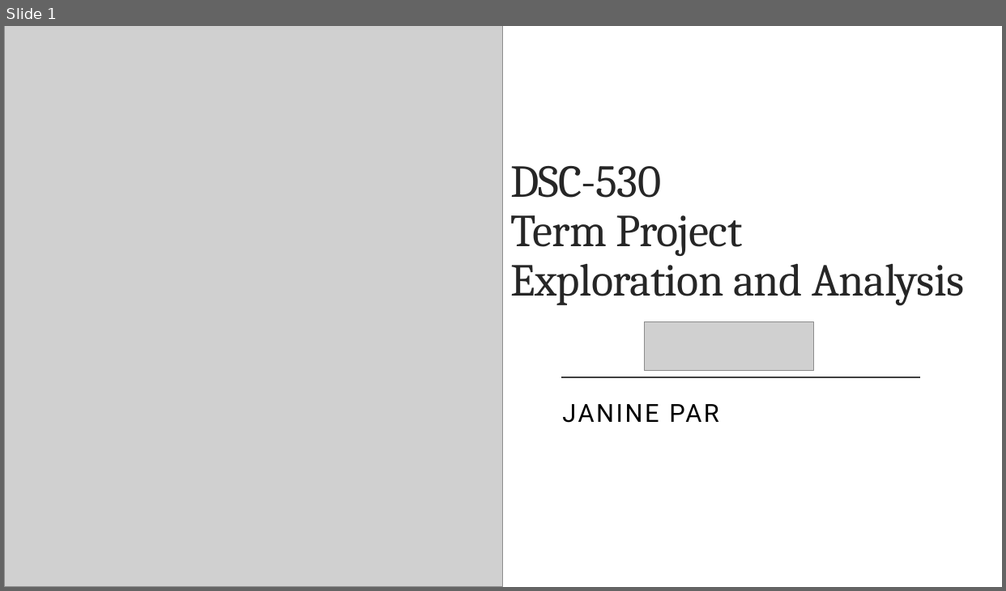
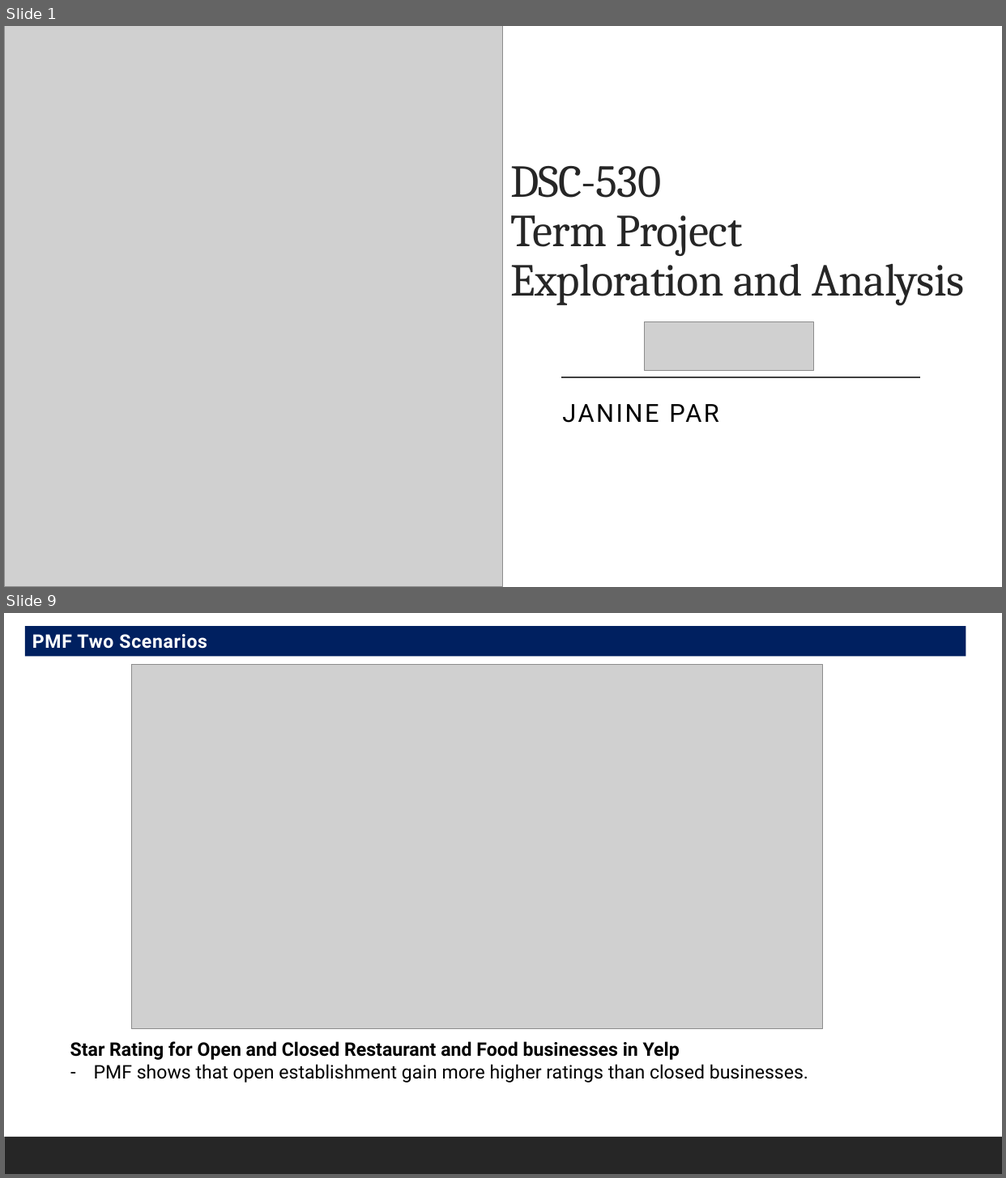
Before and after one commit to Tutay0913JP/DSC530, a slide deck: ParJanineDSC530-T303Week12_YelpDataset.pptx. Shown one above the other, each under a label of ours: slide 1 before the commit, slides 1 and 9 after it; the slides between them are not shown. The pictures are 1006x591 and 1006x1178 pixels, drawn with LibreOffice and Linux fonts; fonts in the diff are those of the drawing; grey boxes stand for pictures. Boxes give left, top, right and bottom in pixels: in the first picture for what was removed or moved away, otherwise in the second. Text is boxed around its words. In the diff, an @@ line names an element or a change of style, - is before the commit and + after.

```diff
--- a/ParJanineDSC530-T303Week12_YelpDataset.pptx
+++ b/ParJanineDSC530-T303Week12_YelpDataset.pptx
@@ slide 9 added at (x1=4, y1=613, x2=1002, y2=1174), background #FFFFFF; not listed: 1 template element that a slide beside it also shows @@
@@ rectangle added at (x1=25, y1=627, x2=966, y2=657), fill #002060, 18 pt, text #FFFFFF, bold @@
+PMF Two Scenarios
@@ picture added at (x1=131, y1=665, x2=823, y2=1029) @@
@@ text added at (x1=70, y1=1041, x2=808, y2=1083), 18 pt, text #000000 @@
+Star Rating for Open and Closed Restaurant and Food businesses in Yelp
+– PMF shows that open establishment gain more higher ratings than closed businesses.
```
Also in this commit, not shown: 3 slides changed, 12 other slides added, 9 slides removed.
